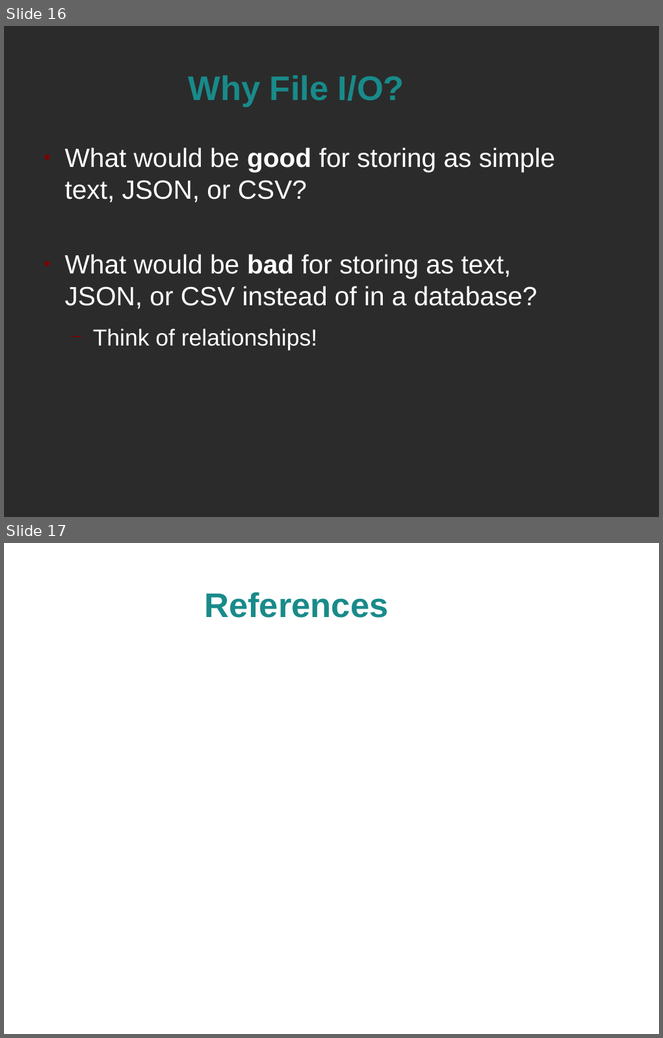
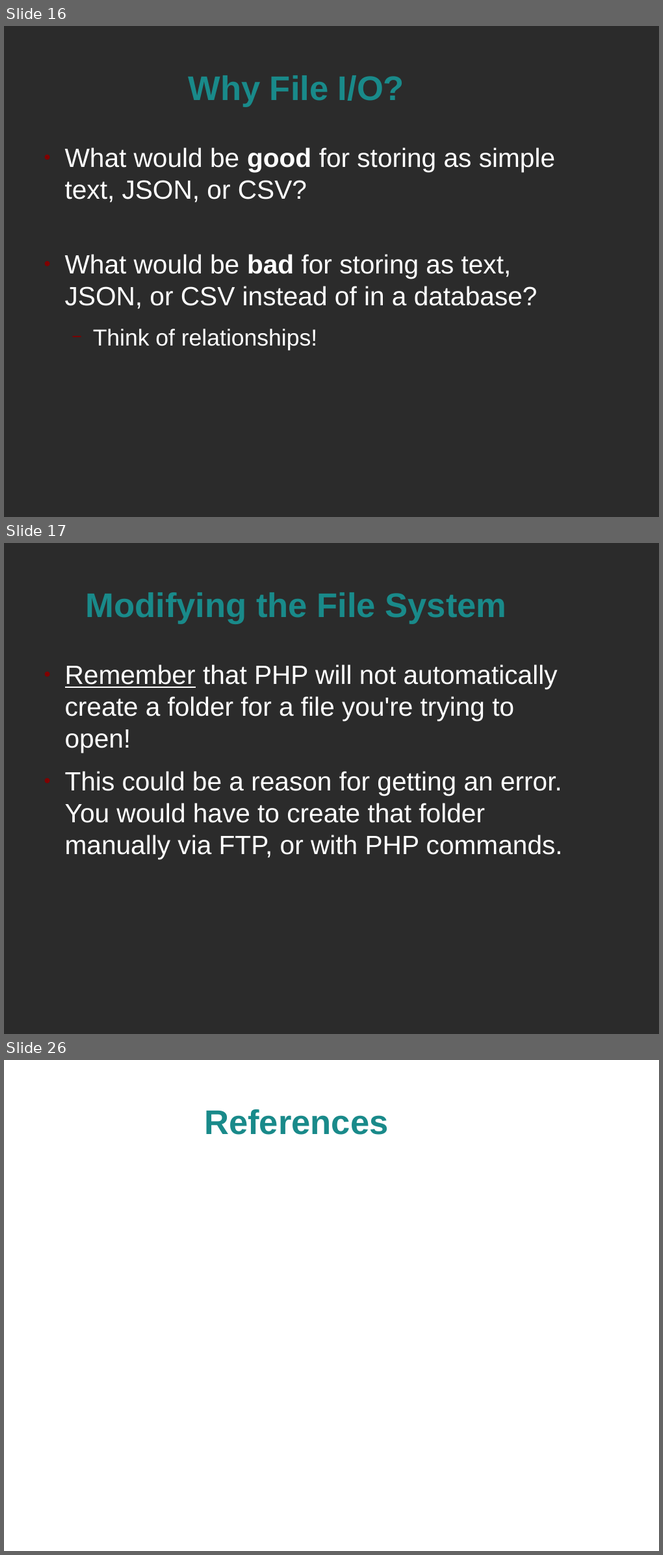
Before and after one commit to spellbindguy/Web-Development, a slide deck: Lectures/05 PHP/PHP and File IO.odp. Shown one above the other, each under a label of ours: slides 16 and 17 before the commit, slides 16, 17 and 26 after it; the slides between them are not shown. The pictures are 663x1038 and 663x1555 pixels, drawn with LibreOffice and Linux fonts; fonts in the diff are those of the drawing; background and template pictures are left out; a plain dark background stands for a picture behind light text. Boxes give left, top, right and bottom in pixels: in the first picture for what was removed or moved away, otherwise in the second. Text is boxed around its words. In the diff, an @@ line names an element or a change of style, - is before the commit and + after.

```diff
--- a/Lectures/05 PHP/PHP and File IO.odp
+++ b/Lectures/05 PHP/PHP and File IO.odp
@@ slide 17 added at box(4, 543, 659, 1034), background picture (left out) @@
@@ title added at box(86, 592, 507, 624), 41.4 pt, text #198A8A, bold @@
+Modifying the File System
@@ text added at box(65, 665, 563, 860), 32 pt, text #FFFFFF @@
+● Remember that PHP will not automatically create a folder for a file you're trying to open!
+● This could be a reason for getting an error. You would have to create that folder manually via FTP, or with PHP commands.
@@ what was slide 17 is now slide 26 @@
```
Also in this commit, not shown: 8 other slides added, 1 other file.
